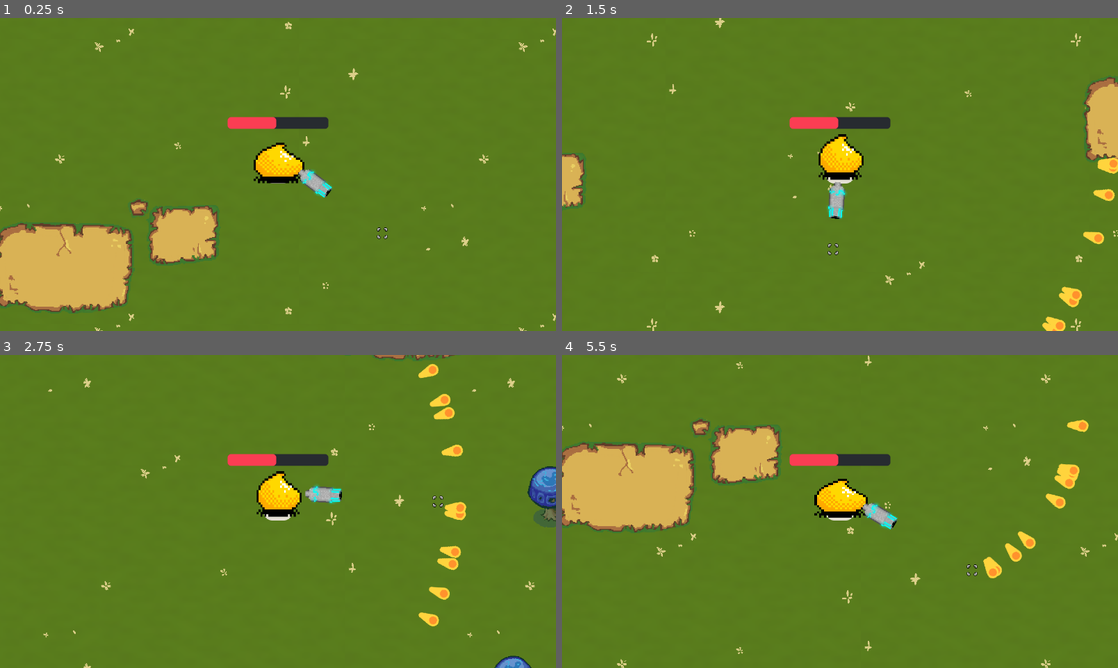
Above: before the commit, frames 1-4 (two rows, left to right).
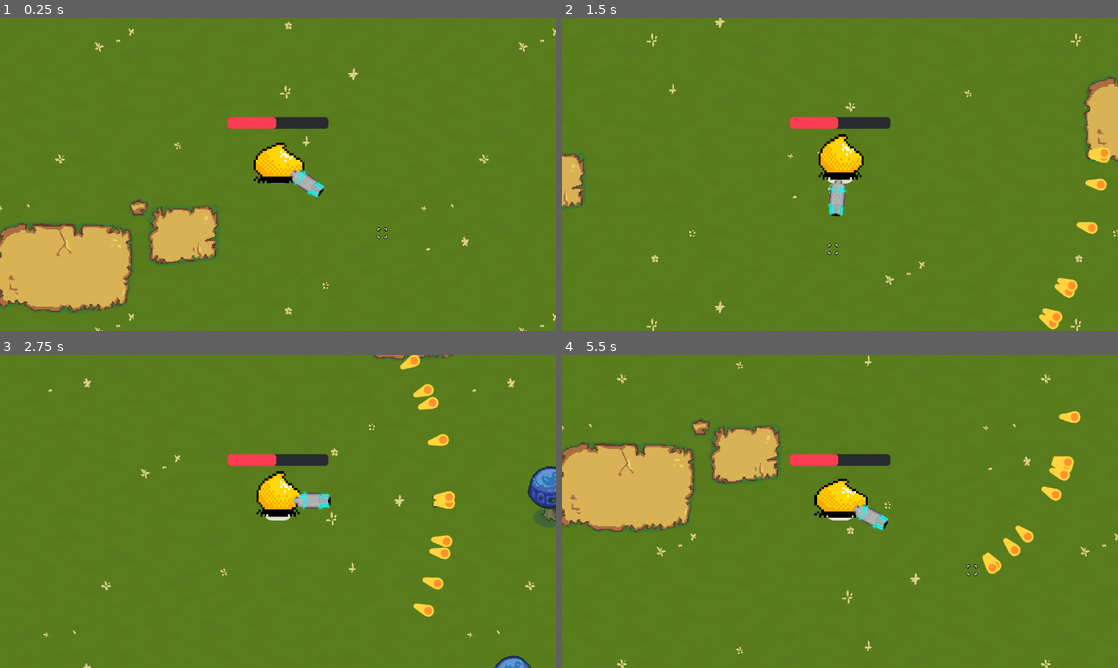
Above: after the commit, the same moments.

Repository: jakehyo/FoolJam2024
Game: Godot game, scene res://fooljamgame.tscn
Same seed, same stepped clock (60 frames per second), same inputs: the game is played once before the commit and once after it. Sound files missing from this copy of the repository are replaced by a short silence.
Inputs (mouse positions are in pixels of both pictures, inside the frame that each line leads up to):
- Up to frame 1 (0.25 s): no input
- Up to frame 2 (1.5 s): move the mouse to (962, 158) at 0.52 s; press the mouse at (962, 158) at 0.53 s; hold D (move_right) 0.53-1.28 s; move the mouse to (728, 190) at 1.27 s; release the mouse at (728, 190) at 1.28 s; hold S (move_down) from 1.28 s (still down); click (728, 190) at 1.35 s
- Up to frame 3 (2.75 s): move the mouse to (333, 442) at 2.02 s; release S (move_down) at 2.03 s; press the mouse at (333, 442) at 2.03 s; hold D (move_right) from 2.03 s (still down)
- Up to frame 4 (5.5 s): move the mouse to (812, 574) at 2.77 s; release D (move_right) at 2.78 s; release the mouse at (812, 574) at 2.78 s; hold W (move_up) 2.78-3.53 s; click (812, 574) at 2.85 s; move the mouse to (1006, 558) at 3.52 s; press the mouse at (1006, 558) at 3.53 s; hold A (move_left) 3.53-5.03 s; move the mouse to (673, 464) at 4.27 s; release the mouse at (673, 464) at 4.28 s; click (673, 464) at 4.35 s; move the mouse to (867, 511) at 5.02 s; press the mouse at (867, 511) at 5.03 s; hold S (move_down) from 5.03 s (still down)

The runs differ from the first frame. In frame 1, 0.4% of the frame differs, in the area x 52-60%, y 48-58%; in frame 2, 1.4%; in frame 3, 2.4%, in the area x 52-84%, y 0-87%; in frame 4, 1.5%.

Commit message:
fixed weapons too far from player

Diff:
--- a/AudioDirector.gd
+++ b/AudioDirector.gd
@@ -38,7 +38,7 @@
 func fadeout(stream_to_fade: AudioStreamPlayer):
 	fadeOutInProg = true
 	while stream_to_fade.volume_db > -90.0:
-		stream_to_fade.volume_db -= 0.2
+		stream_to_fade.volume_db -= 0.1
 		await get_tree().create_timer(0.001).timeout
 	fadeOutInProg = false
 	fadeOutComplete.emit()
--- a/items/gun.tscn
+++ b/items/gun.tscn
@@ -17,7 +17,7 @@
 [node name="WeaponPivot" type="Marker2D" parent="."]
 
 [node name="Pistol" type="Sprite2D" parent="WeaponPivot"]
-position = Vector2(105, 0)
+position = Vector2(79, 0)
 scale = Vector2(3, 3)
 texture = ExtResource("2_k5ju7")
 
--- a/items/sword.tscn
+++ b/items/sword.tscn
@@ -23,7 +23,7 @@
 [node name="WeaponPivot" type="Marker2D" parent="."]
 
 [node name="Sword" type="Sprite2D" parent="WeaponPivot"]
-position = Vector2(110, 0)
+position = Vector2(89, 8.9407e-08)
 rotation = 2.18166
 scale = Vector2(3, 3)
 texture = ExtResource("2_q0t62")
--- a/player.tscn
+++ b/player.tscn
@@ -41,7 +41,7 @@
 
 [node name="Weapons" type="Marker2D" parent="."]
 unique_name_in_owner = true
-position = Vector2(0, -45)
+position = Vector2(0, -25)
 
 [node name="Gun" parent="Weapons" instance=ExtResource("3_8c0kc")]
 unique_name_in_owner = true
